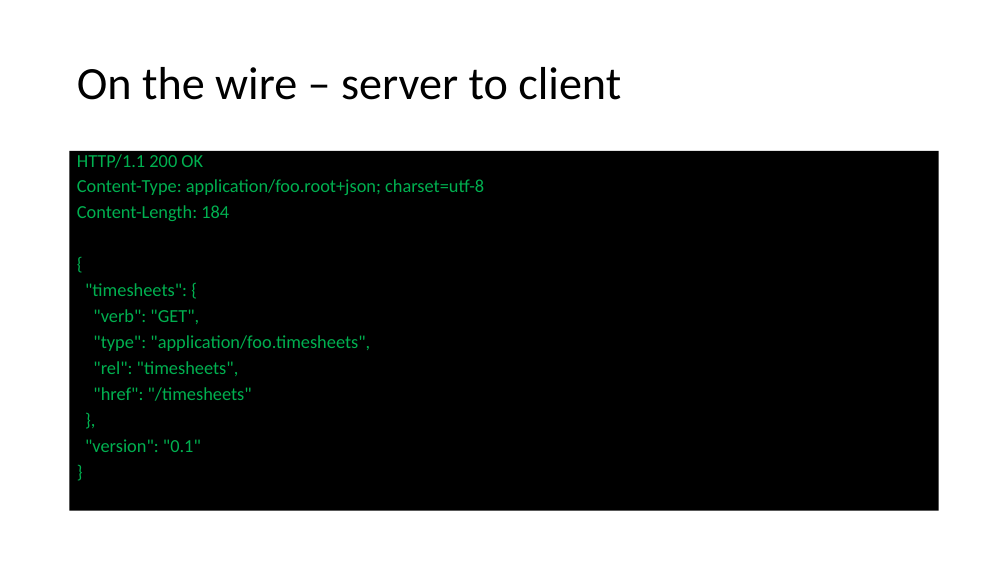
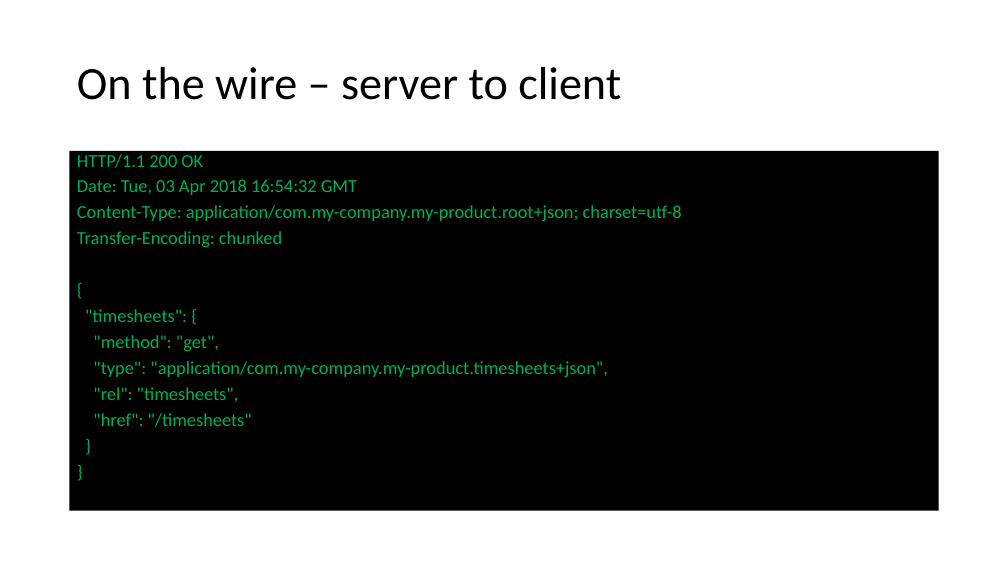
Before and after one commit to maherhosn/SU_SEGR_5240_18SQ, a slide deck: slide 15 of 01 - Introduction.pptx (slide 12 before the commit). Drawn at 1008x567 pixels with LibreOffice and Linux fonts; fonts in the diff are those of the drawing. Boxes give left, top, right and bottom in pixels: in the first picture for what was removed or moved away, otherwise in the second. Text is boxed around its words. In the diff, an @@ line names an element or a change of style, - is before the commit and + after.

```diff
--- a/01 - Introduction.pptx
+++ b/01 - Introduction.pptx
@@ text at box(70, 151, 939, 511): paragraph added @@
+}
@@ text at box(77, 179, 682, 247): text changed @@
-Content-Type: application/foo.root+json; charset=utf-8
-Content-Length: 184
+Date: Tue, 03 Apr 2018 16:54:32 GMT
+Content-Type: application/com.my-company.my-product.root+json; charset=utf-8
+Transfer-Encoding: chunked
@@ text at box(93, 335, 607, 377): text changed @@
-"verb": "GET",
-"type": "application/foo.timesheets",
+"method": "get",
+"type": "application/com.my-company.my-product.timesheets+json",
@@ text at box(85, 439, 201, 452): paragraphs removed @@
-},
-"version": "0.1"
```
Also in this commit, not shown: 7 other slides changed, 3 slides added, 29 other files.
